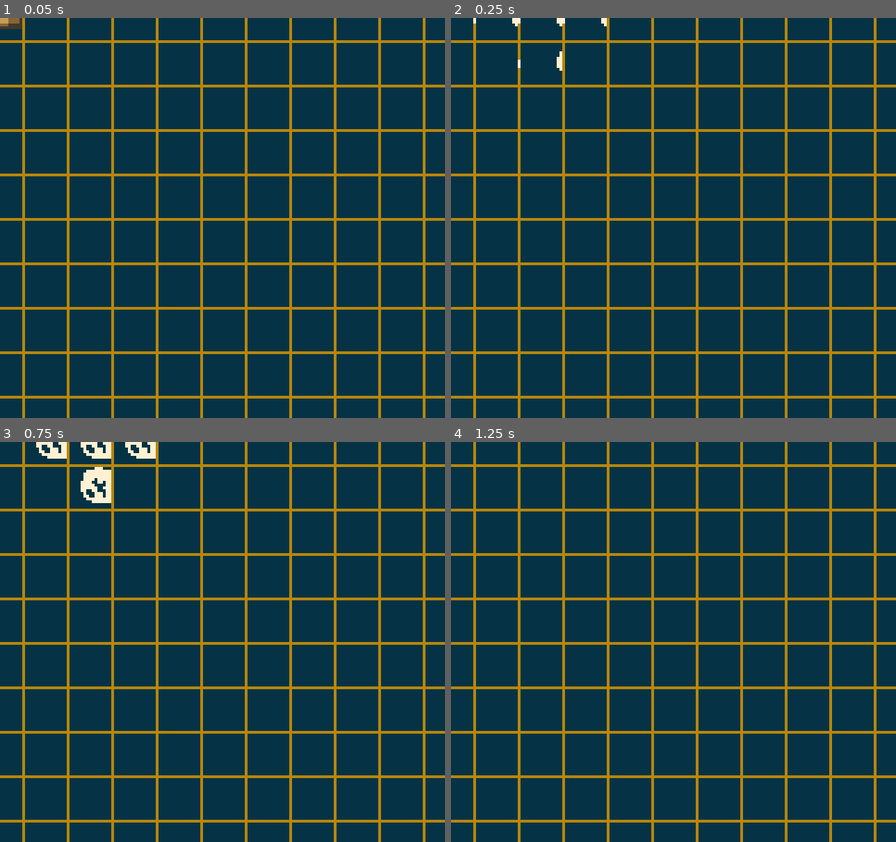
Above: before the commit, frames 1-4 (two rows, left to right).
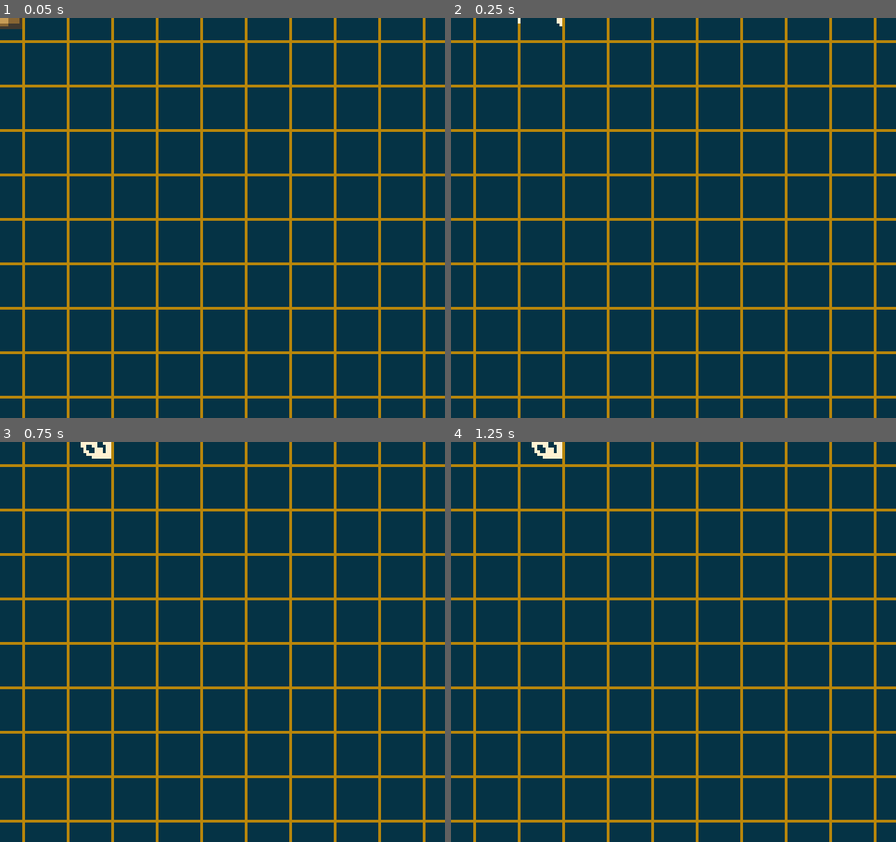
Above: after the commit, the same moments.

Repository: ThGnommy/gb-jam-13
Game: Godot game, scene res://scenes/dynamite_bullet.tscn
The game is run twice, just before and just after one commit, with the same random seed, the same clock (stepped at 60 frames per second) and the same inputs. This scene is started directly instead of the project's main scene.
Inputs:
- Up to frame 1 (0.05 s): no input
- Up to frame 2 (0.25 s): no input
- Up to frame 3 (0.75 s): hold Right (right) from 0.53 s (still down); hold Z (fire) from 0.53 s (still down)
- Up to frame 4 (1.25 s): keep holding Right (right); keep holding Z (fire)

Frame 1 is identical in both runs. In frame 2, 0.1% of the frame differs, in the area x 5-35%, y 0-14%; in frame 3, 0.8%, in the area x 8-35%, y 0-16%; in frame 4, 0.2%.
Error after the commit: Attempt to call function 'play' in base 'null instance' on a null instance. (res://scenes/scripts/dynamite_bullet.gd:46)

Commit message:
Added explosion sfx

Diff:
--- a/scenes/objects/bullets/dynamite_bullet.tscn
+++ b/scenes/objects/bullets/dynamite_bullet.tscn
@@ -1,7 +1,8 @@
-[gd_scene load_steps=14 format=3 uid="uid://bkvp68d4ytd4k"]
+[gd_scene load_steps=15 format=3 uid="uid://bkvp68d4ytd4k"]
 
 [ext_resource type="Script" uid="uid://d3p26fxnqdjdy" path="res://scenes/scripts/dynamite_bullet.gd" id="1_px50o"]
 [ext_resource type="Texture2D" uid="uid://doaybsk03jlxj" path="res://assets/sprites/Player/StandardBullet-Sheet.png" id="2_318tb"]
+[ext_resource type="AudioStream" uid="uid://bj5jhqs85d3if" path="res://assets/audio/SFX/Explosion.wav" id="3_318tb"]
 
 [sub_resource type="AtlasTexture" id="AtlasTexture_px50o"]
 atlas = ExtResource("2_318tb")
@@ -119,4 +120,7 @@
 autoplay = "explode"
 frame_progress = 1.0
 
+[node name="AudioStreamPlayer" type="AudioStreamPlayer" parent="."]
+stream = ExtResource("3_318tb")
+
 [connection signal="tree_exited" from="." to="." method="_on_tree_exited"]
--- a/scenes/objects/bullets/regular_bullet.tscn
+++ b/scenes/objects/bullets/regular_bullet.tscn
@@ -1,7 +1,8 @@
-[gd_scene load_steps=14 format=3 uid="uid://c4ng3uy1wbhyj"]
+[gd_scene load_steps=15 format=3 uid="uid://c4ng3uy1wbhyj"]
 
 [ext_resource type="Script" uid="uid://b0ah5jdiysjuf" path="res://scenes/scripts/bullet.gd" id="1_a7dmc"]
 [ext_resource type="Texture2D" uid="uid://doaybsk03jlxj" path="res://assets/sprites/Player/StandardBullet-Sheet.png" id="2_ahoeo"]
+[ext_resource type="AudioStream" uid="uid://bj5jhqs85d3if" path="res://assets/audio/SFX/Explosion.wav" id="3_ahoeo"]
 
 [sub_resource type="AtlasTexture" id="AtlasTexture_tamys"]
 atlas = ExtResource("2_ahoeo")
@@ -96,4 +97,7 @@
 sprite_frames = SubResource("SpriteFrames_v7j8y")
 animation = &"explode"
 
+[node name="AudioStreamPlayer" type="AudioStreamPlayer" parent="."]
+stream = ExtResource("3_ahoeo")
+
 [connection signal="tree_exited" from="." to="." method="_on_tree_exited"]
--- a/scenes/scripts/bullet.gd
+++ b/scenes/scripts/bullet.gd
@@ -60,6 +60,7 @@
 	var healthComp = hitEntity.get_node_or_null("HealthComponent")
 	if healthComp:
 		healthComp.take_damage(damage)
+	$AudioStreamPlayer.play()
 	play_hit_animation_and_free()
 
 func play_hit_animation_and_free() -> void:
--- a/scenes/scripts/dynamite_bullet.gd
+++ b/scenes/scripts/dynamite_bullet.gd
@@ -43,6 +43,7 @@
 		explosionSprite.global_position = world_pos_of_cell
 		explosionSprite.show()
 		explosionSprite.play("explode")
+		$AudioStreamPlayer.play()
 
 	var explosion_animation : AnimatedSprite2D = $ExplosionSprites.get_children()[0]
 	await explosion_animation.animation_finished
